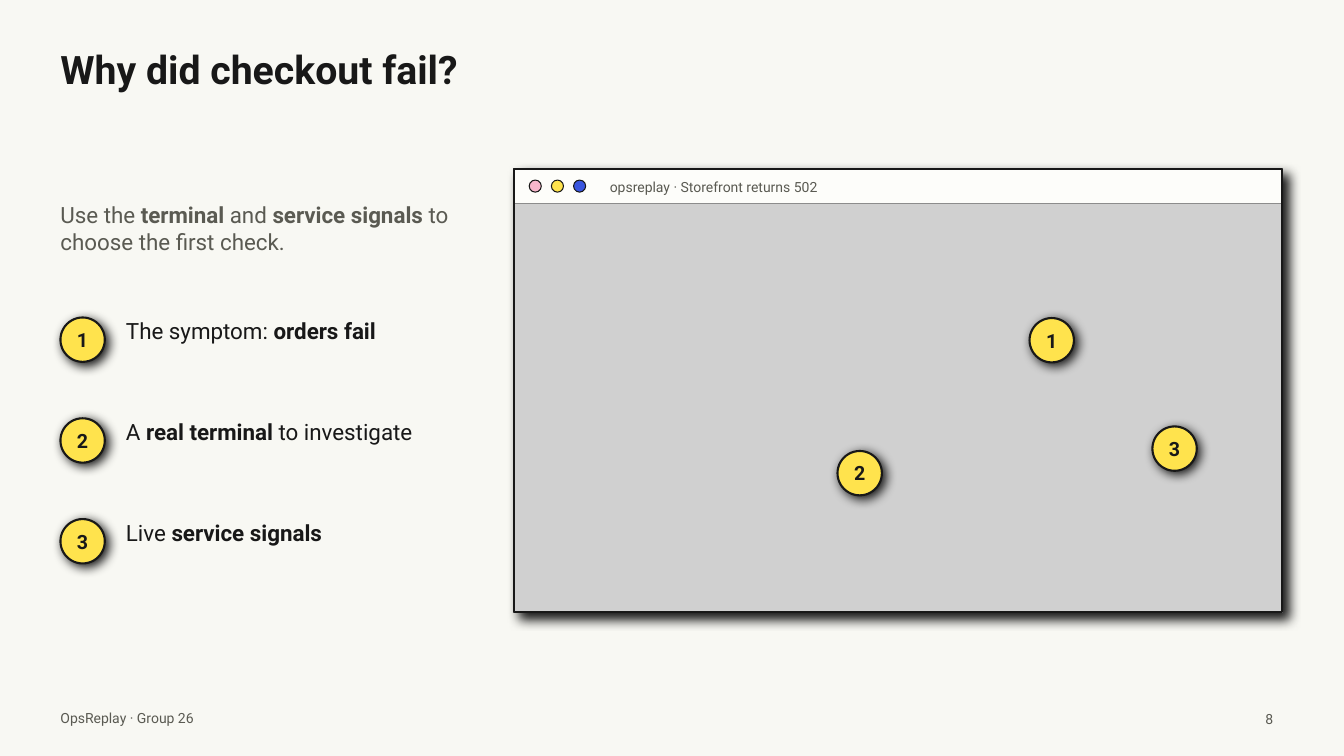
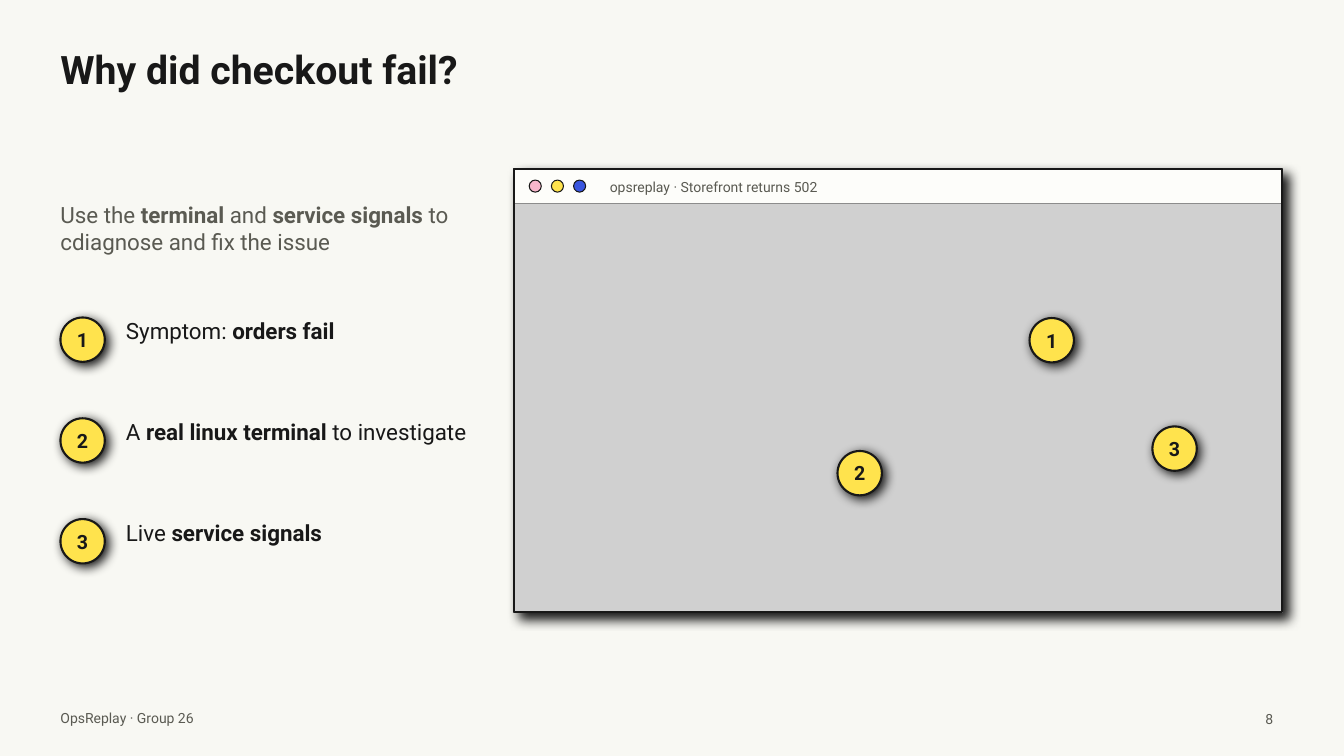
Before and after one commit to ehz0ah/OpsReplay, a slide deck: slide 8 of docs/reports/final/OpsReplay_Final_Presentation.pptx. Drawn at 1344x756 pixels with LibreOffice and Linux fonts; fonts in the diff are those of the drawing; grey boxes stand for pictures. Boxes give left, top, right and bottom in pixels: in the first picture for what was removed or moved away, otherwise in the second. Text is boxed around its words. In the diff, an @@ line names an element or a change of style, - is before the commit and + after.

```diff
--- a/docs/reports/final/OpsReplay_Final_Presentation.pptx
+++ b/docs/reports/final/OpsReplay_Final_Presentation.pptx
@@ text at <box>60,206,449,255</box>: text changed @@
-Use the terminal and service signals to choose the first check.
+Use the terminal and service signals to cdiagnose and fix the issue
@@ text at <box>126,322,335,344</box>: text changed; bold on @@
-The symptom: orders fail
+Symptom: orders fail
@@ text at <box>126,423,466,445</box>: text changed; bold on @@
-A real terminal to investigate
+A real linux terminal to investigate
```
Also in this commit, not shown: 9 other slides changed.
